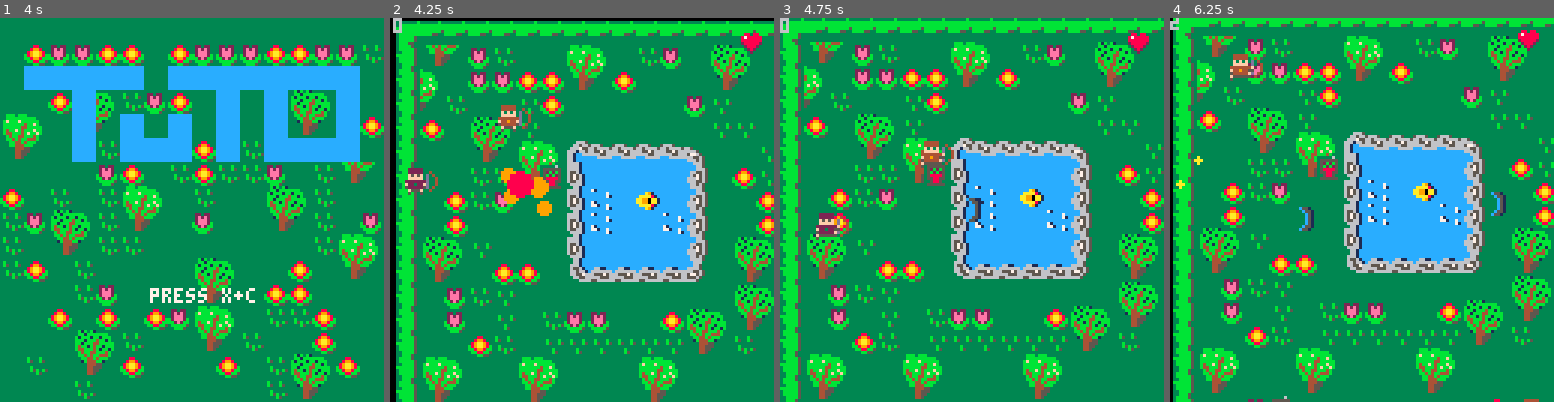
Above: before the commit, frames 1-4 (left to right).
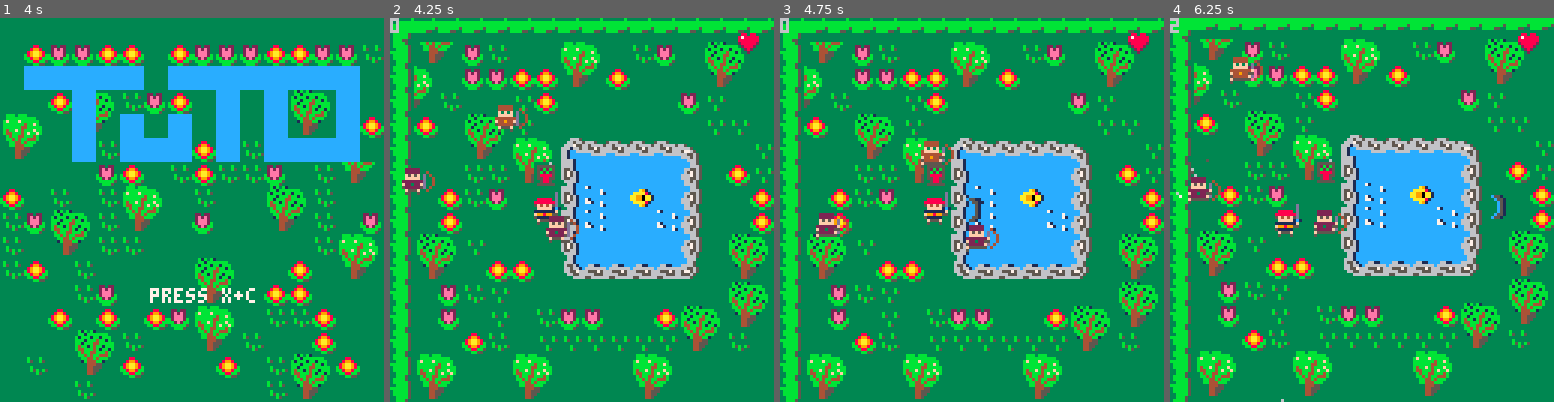
Above: after the commit, the same moments.

Repository: JasonHaenlin/pico-8-sophiaquest
Game: PICO-8 cartridge sophiaquest.p8
The game is run twice, just before and just after one commit, with the same random seed, the same clock (stepped at 60 frames per second) and the same inputs.
Inputs:
- Up to frame 1 (4 s): tap X (X key) at 0.33, 1.07, 1.85, 2.97 s; tap O (Z key) at 0.7, 1.7, 2.1, 2.5, 2.9, 3.3, 3.7 s; hold Right 1.6-2.1 s; hold Up 2.15-2.42 s; hold Right 2.47-3.03 s; hold Left 3.08-3.58 s; hold Down 3.63-3.97 s
- Up to frame 2 (4.25 s): hold Right from 4.02 s (still down); tap X (X key) at 4.08 s; tap O (Z key) at 4.1 s
- Up to frame 3 (4.75 s): tap O (Z key) at 4.5 s; release Right at 4.68 s; hold Up from 4.73 s (still down)
- Up to frame 4 (6.25 s): tap O (Z key) every 0.4 s from 4.9 to 6.1 s; release Up at 5.03 s; hold Left 5.08-5.68 s; tap X (X key) at 5.2 s; hold Down 5.73-6.03 s; hold Right from 6.08 s (still down)

Frame 1 is identical in both runs. In frame 2, 32% of the frame differs, in the area x 0-100%, y 0-100%; in frame 3, 0.7%; in frame 4, 26%.

Commit message:
add life to the ennemies

Diff:
--- a/sophiaquest.p8
+++ b/sophiaquest.p8
@@ -116,12 +116,13 @@
  end
 end
 
-function make_particles(n)
+function make_particles(a,n,c)
+ c = c or 8
 	while (n > 0) do
  	part = {}
- 	part.x = p.x+4
- 	part.y = p.y+4
- 	part.c = flr(rnd(3)+8)
+ 	part.x = a.x+4
+ 	part.y = a.y+4
+ 	part.c = flr(rnd(3)+c)
  	part.dx = (rnd(2)-1)*2
  	part.dy = (rnd(2)-1)*2
  	part.f = 0
@@ -297,31 +298,28 @@
 
 function shoot()
  local speed = p.weapon.speed
- local center = 0
+ local center = p.weapon.hb/2
  if(p.d == left) then
   b = make_actor(p.x-6,p.y,p.weapon.animh,bullet,immortal_obj,left)
-  center = p.weapon.hb/2
   b.box = {x1=0,y1=4-center,x2=5,y2=4+center}
   b.dx = -speed
  end
  if(p.d == right) then
   b = make_actor(p.x+6,p.y,p.weapon.animh,bullet,immortal_obj,right)
-  center = p.weapon.hb/2
   b.box = {x1=3,y1=4-center,x2=8,y2=4+center}
   b.dx = speed
  end
  if(p.d == up) then
   b = make_actor(p.x,p.y-6,p.weapon.animv,bullet,immortal_obj,up)
-  center = p.weapon.hb/2
   b.box = {x1=4-center,y1=0,x2=4+center,y2=5}
   b.dy = -speed
  end
  if(p.d == down) then
   b = make_actor(p.x,p.y+6,p.weapon.animv,bullet,immortal_obj,down)
-  center = p.weapon.hb/2
   b.box = {x1=4-center,y1=3,x2=4+center,y2=8}
   b.dy = speed
  end
+ b.dmg = p.weapon.dmg
  sfx(p.weapon.sfx)
 end
 
@@ -393,19 +391,30 @@
  return true
 end
 
+function is_dead(a)
+ return a.health <= 0
+end
+
 function collisions()
  for a in all(actors) do
   for b in all(actors) do
    if (checkcollisions(a,b)) then
-    -- if (a.tag == bullet and b.tag ~= bullet) then
-    --  b.health -= a.dmg
-    -- elseif (b.tag == bullet and a.tag ~= bullet) then
-
-    -- end
-    make_explosion(a.x,a.y,5)
-    screenshake(10)
-    del(actors,a)
-    del(actors,b)
+    local damaged_actor = a
+    if (a.tag == bullet and b.tag ~= bullet) then
+     b.health -= a.dmg
+     damaged_actor = b
+     make_particles(b,10,5)
+     del(actors,a)
+    elseif (b.tag == bullet and a.tag ~= bullet) then
+     a.health -= b.dmg
+     make_particles(a,10,5)
+     del(actors,b)
+    end
+    if (is_dead(damaged_actor)) then
+     make_explosion(damaged_actor.x,damaged_actor.y,5)
+     screenshake(10)
+     del(actors,damaged_actor)
+    end
    end
   end
  end
